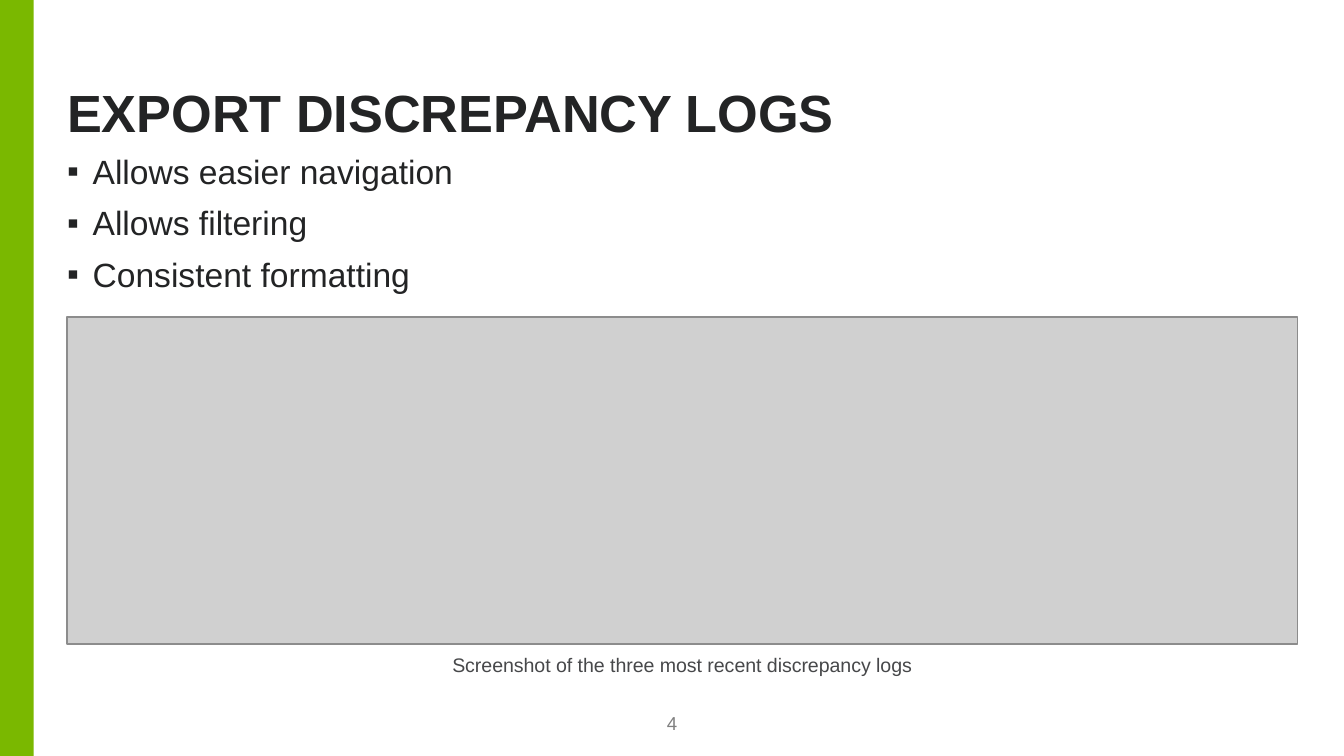
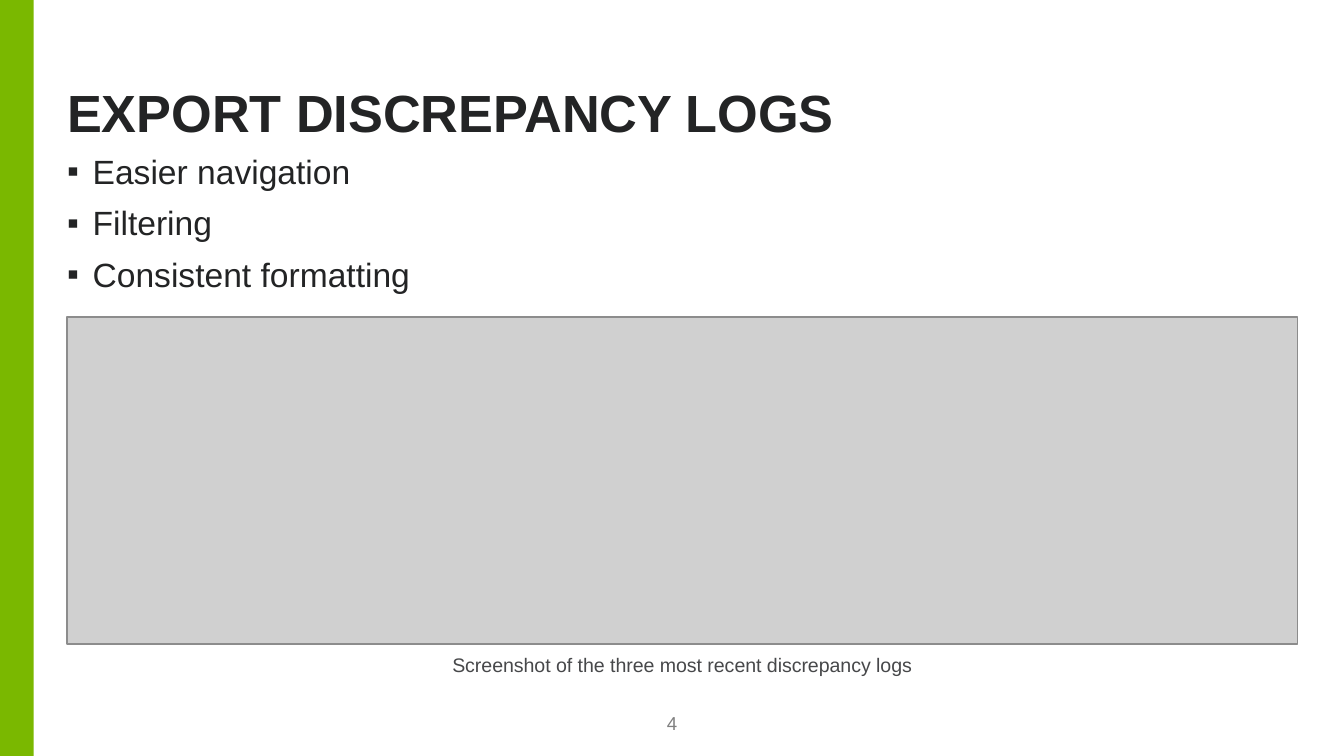
Before and after one commit to cslam7/aps-geoJson, a slide deck: slide 4 of Lam_Cory_Presentation.pptx. Drawn at 1344x756 pixels with LibreOffice and Linux fonts; fonts in the diff are those of the drawing; grey boxes stand for pictures; background and template pictures are left out. Boxes give left, top, right and bottom in pixels: in the first picture for what was removed or moved away, otherwise in the second. Text is boxed around its words. In the diff, an @@ line names an element or a change of style, - is before the commit and + after.

```diff
--- a/Lam_Cory_Presentation.pptx
+++ b/Lam_Cory_Presentation.pptx
@@ text at [93, 159, 350, 241]: text changed @@
-▪ Allows easier navigation
-▪ Allows filtering
+▪ Easier navigation
+▪ Filtering
```
Also in this commit, not shown: 2 other slides changed, 1 slide added.
